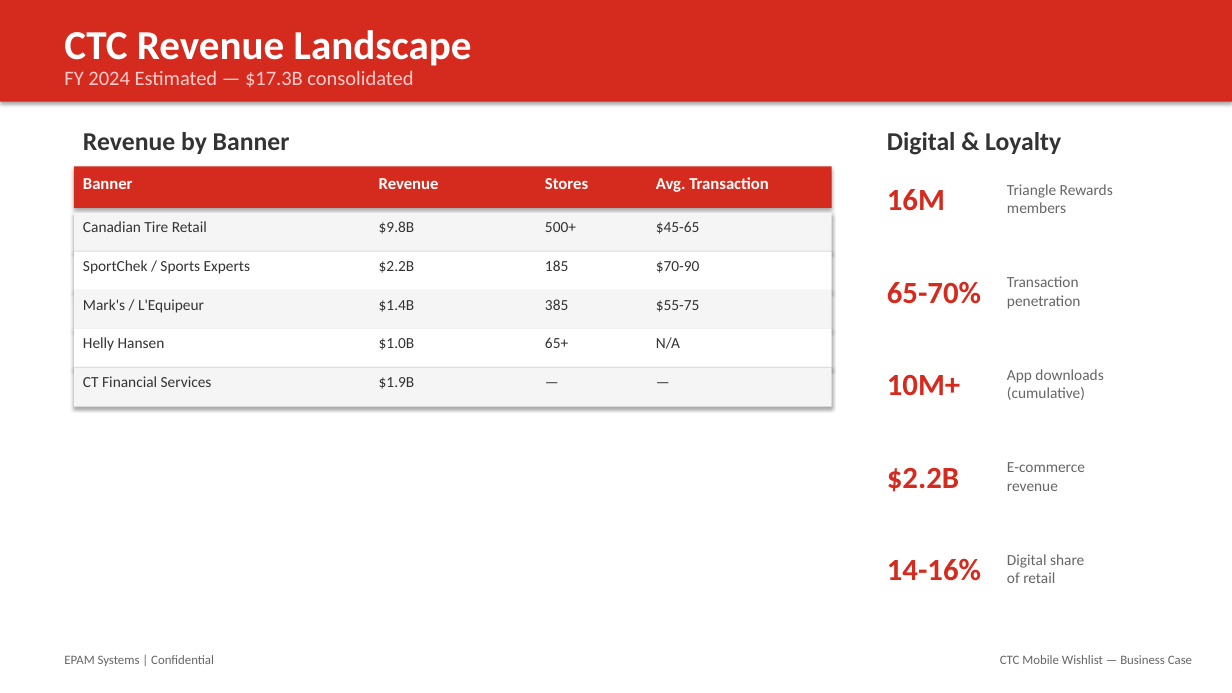
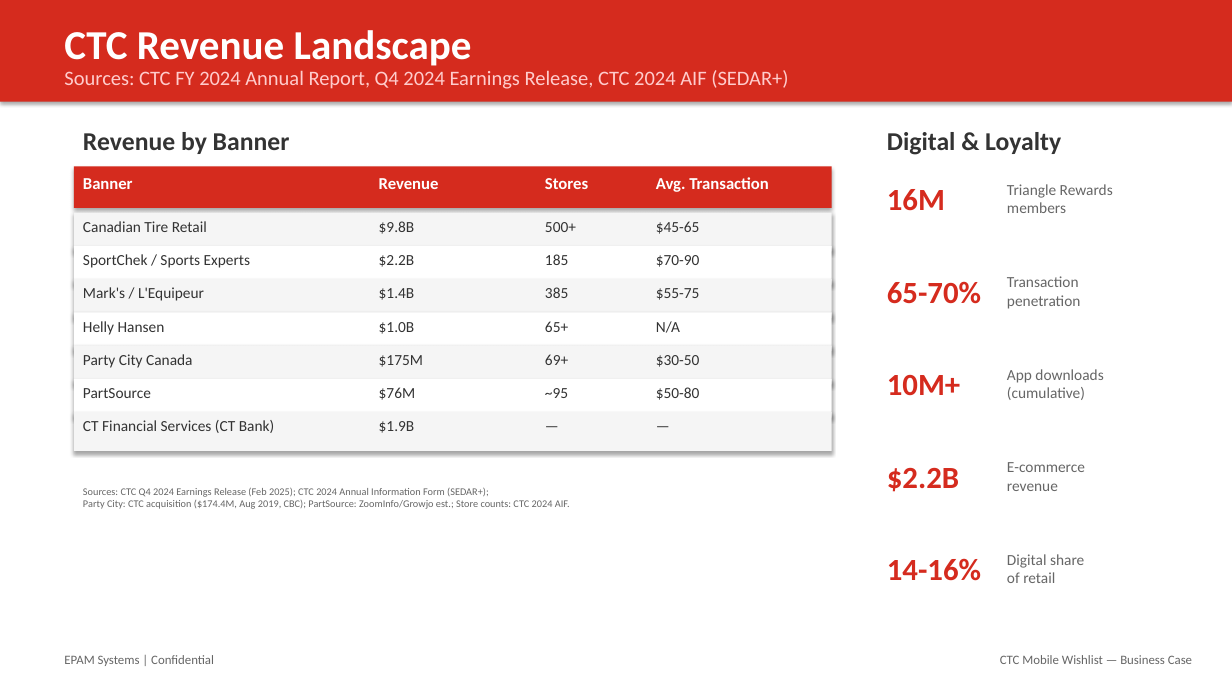
Before and after one commit to ksyed0/CTC-Mobile-Wishlist, a slide deck: slide 5 of docs/CTC_Mobile_Wishlist_Business_Case.pptx. Drawn at 1232x693 pixels with LibreOffice and Linux fonts; fonts in the diff are those of the drawing. Boxes give left, top, right and bottom in pixels: in the first picture for what was removed or moved away, otherwise in the second. Text is boxed around its words. In the diff, an @@ line names an element or a change of style, - is before the commit and + after.

```diff
--- a/docs/CTC_Mobile_Wishlist_Business_Case.pptx
+++ b/docs/CTC_Mobile_Wishlist_Business_Case.pptx
@@ text at (64,70,788,89): text changed @@
-FY 2024 Estimated — $17.3B consolidated
+Sources: CTC FY 2024 Annual Report, Q4 2024 Earnings Release, CTC 2024 AIF (SEDAR+)
@@ 4 texts, 1 rectangle: place and size @@
-4 texts, 1 rectangle at (74,251,832,290)
+4 texts, 1 rectangle at (74,246,832,285)
@@ 4 texts, 1 rectangle: place and size @@
-4 texts, 1 rectangle at (74,290,832,329)
+4 texts, 1 rectangle at (74,279,832,318)
@@ 4 texts, 1 rectangle: place and size @@
-4 texts, 1 rectangle at (74,329,832,368)
+4 texts, 1 rectangle at (74,312,832,351)
@@ rectangle: place and size @@
-rectangle at (74,368,832,407)
+rectangle at (74,346,832,384)
@@ text added at (83,354,192,368), 12 pt, text #333333 @@
+Party City Canada
@@ text added at (379,355,423,367), 12 pt, text #333333 @@
+$175M
@@ text added at (545,354,568,365), 12 pt, text #333333 @@
+69+
@@ text added at (656,355,700,367), 12 pt, text #333333 @@
+$30-50
@@ rectangle added at (74,379,832,418), fill #FFFFFF @@
@@ text added at (83,388,151,398), 12 pt, text #333333 @@
+PartSource
@@ text added at (379,387,416,400), 12 pt, text #333333 @@
+$76M
@@ text added at (545,388,568,398), 12 pt, text #333333 @@
+~95
@@ text added at (656,387,700,400), 12 pt, text #333333 @@
+$50-80
@@ rectangle added at (74,412,832,451), fill #F5F5F5 @@
@@ 3 texts: place and size @@
-3 texts at (379,368,832,405)
+3 texts at (379,412,832,449)
@@ text at (83,420,274,433): text changed @@
-CT Financial Services
+CT Financial Services (CT Bank)
@@ text added at (83,488,570,509), 8 pt, text #666666 @@
+Sources: CTC Q4 2024 Earnings Release (Feb 2025); CTC 2024 Annual Information Form (SEDAR+);
+Party City: CTC acquisition ($174.4M, Aug 2019, CBC); PartSource: ZoomInfo/Growjo est.; Store counts: CTC 2024 AIF.
```
Also in this commit, not shown: 4 other slides changed, 4 slides added, 3 other files.
